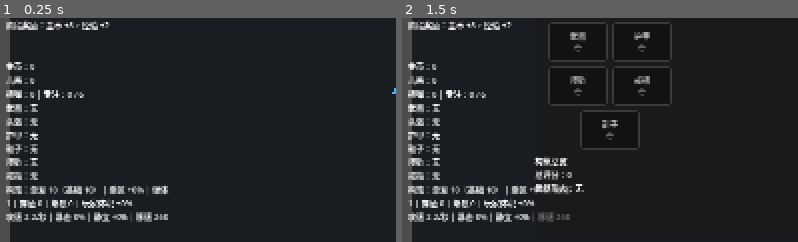
Above: before the commit, frames 1-2 (left to right).
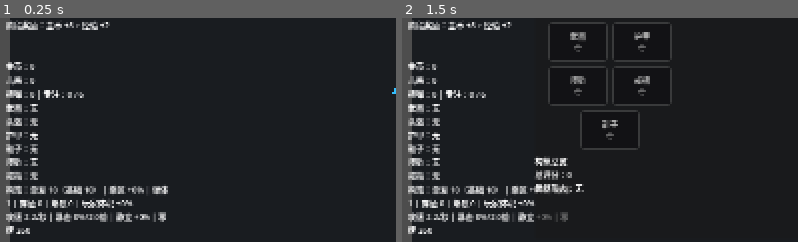
Above: after the commit, the same moments.

Repository: airisuzuki123/RogueLootPrototype
Game: Godot game, scene res://scenes/main.tscn
Two runs of this game, one before a commit and one after it. Both use one fixed random seed, a clock stepped at 60 frames per second and the inputs below.
Inputs (mouse positions are % of the whole screen's width and height, from its top left):
- Up to frame 1 (0.25 s): no input
- Up to frame 2 (1.5 s): tap Enter at 0.5, 0.6 s; move the mouse to (72, 45) at 0.52 s; hold D (move_right) 0.53-1.28 s; click (72, 45) at 0.67 s; move the mouse to (30, 55) at 1.27 s; hold S (move_down) from 1.28 s (still down); tap B at 1.35 s
The pictures show only the part of the screen within x 0-50%, y 34-84%; the shares and areas given below are measured in that part.

The runs differ from the first frame. In frame 1, 0.8% of the frame differs, in the area x 1-43%, y 86-97%; in frame 2, 0.7%.

Commit message:
补齐核心技能状态反馈

Diff:
--- a/scripts/entities/player.gd
+++ b/scripts/entities/player.gd
@@ -1114,13 +1114,19 @@
 		"haste_damage_bonus_percent": int(round(_get_haste_resonance_damage_bonus() * 100.0)),
 		"haste_critical_bonus": _get_haste_resonance_crit_bonus(),
 		"rapid_skill_damage_bonus_percent": int(round(_get_rapid_skill_damage_bonus() * 100.0)),
+		"reflow_skill_damage_bonus_percent": int(round(_get_reflow_skill_damage_bonus() * 100.0)),
 		"blood_damage_bonus_percent": int(round(_get_blood_pact_damage_bonus() * 100.0)),
 		"blood_critical_bonus": _get_blood_pact_crit_bonus(),
+		"crimson_leech_damage_bonus_percent": int(round(_get_crimson_leech_damage_bonus() * 100.0)),
+		"crimson_leech_active": _is_crimson_leech_active(),
+		"total_life_steal_percent": _get_total_life_steal_percent(),
 		"movement_damage_bonus_percent": int(round(_get_movement_focus_damage_bonus() * 100.0)),
 		"stationary_focus_tier": _get_stationary_focus_tier(),
 		"movement_focus_tier": _get_movement_focus_tier(),
 		"stationary_critical_bonus": _get_stationary_crit_bonus(),
 		"movement_critical_bonus": _get_movement_focus_crit_bonus(),
+		"giant_echo_close_damage_bonus_percent": int(round(_get_giant_echo_close_damage_bonus() * 100.0)),
+		"critical_damage_multiplier": _get_critical_damage_multiplier(),
 		"attack_interval": fire_interval,
 		"move_speed": int(round(move_speed)),
 		"critical_chance": _get_total_crit_bonus(),
@@ -1153,6 +1159,11 @@
 		"pierce_amp_stacks": pierce_amp_stacks,
 		"conduit_coil_stacks": conduit_coil_stacks,
 		"guard_blade_stacks": guard_blade_stacks,
+		"giant_echo_stacks": giant_echo_stacks,
+		"light_edge_stacks": light_edge_stacks,
+		"compressed_core_stacks": compressed_core_stacks,
+		"reflow_shards_stacks": reflow_shards_stacks,
+		"crimson_leech_stacks": crimson_leech_stacks,
 		"upgrade_stacks": upgrade_stacks.duplicate(true)
 	})
 
--- a/scripts/ui/hud.gd
+++ b/scripts/ui/hud.gd
@@ -581,6 +581,7 @@
 	var flow_damage_text := "+%d%%" % flow_damage_bonus
 	if flow_damage_bonus < 0:
 		flow_damage_text = "%d%%" % flow_damage_bonus
+	var critical_damage_multiplier := float(summary.get("critical_damage_multiplier", 2.0))
 	var player_size_text := "玩家体积 +%d%%" % player_size_bonus
 	if player_size_bonus < 0:
 		player_size_text = "玩家体积 %d%%" % player_size_bonus
@@ -594,9 +595,10 @@
 		int(summary.get("explosion_radius", 0)),
 		player_size_text
 	])
-	lines.append("攻速 %.1f/秒 | 暴击 %d%% | 静立 +%d%% | 移速 %d" % [
+	lines.append("攻速 %.1f/秒 | 暴击 %d%%/%.1f倍 | 静立 +%d%% | 移速 %d" % [
 		attacks_per_second,
 		int(summary.get("critical_chance", 0)),
+		critical_damage_multiplier,
 		stationary_critical_bonus,
 		int(summary.get("move_speed", 0))
 	])
@@ -1347,8 +1349,11 @@
 	var haste_damage_bonus := int(summary.get("haste_damage_bonus_percent", 0))
 	var haste_critical_bonus := int(summary.get("haste_critical_bonus", 0))
 	var rapid_damage_bonus := int(summary.get("rapid_skill_damage_bonus_percent", 0))
+	var reflow_damage_bonus := int(summary.get("reflow_skill_damage_bonus_percent", 0))
 	var blood_damage_bonus := int(summary.get("blood_damage_bonus_percent", 0))
 	var blood_critical_bonus := int(summary.get("blood_critical_bonus", 0))
+	var crimson_damage_bonus := int(summary.get("crimson_leech_damage_bonus_percent", 0))
+	var total_life_steal_percent := int(summary.get("total_life_steal_percent", 0))
 	var still_stacks := int(summary.get("still_focus_stacks", 0))
 	var motion_stacks := int(summary.get("motion_focus_stacks", 0))
 	var movement_damage_bonus := int(summary.get("movement_damage_bonus_percent", 0))
@@ -1365,6 +1370,14 @@
 	var pierce_amp_stacks := int(summary.get("pierce_amp_stacks", 0))
 	var conduit_stacks := int(summary.get("conduit_coil_stacks", 0))
 	var guard_stacks := int(summary.get("guard_blade_stacks", 0))
+	var giant_echo_stacks := int(summary.get("giant_echo_stacks", 0))
+	var giant_close_damage_bonus := int(summary.get("giant_echo_close_damage_bonus_percent", 0))
+	var light_edge_stacks := int(summary.get("light_edge_stacks", 0))
+	var critical_damage_multiplier := float(summary.get("critical_damage_multiplier", 2.0))
+	var compressed_core_stacks := int(summary.get("compressed_core_stacks", 0))
+	var reflow_stacks := int(summary.get("reflow_shards_stacks", 0))
+	var crimson_stacks := int(summary.get("crimson_leech_stacks", 0))
+	var crimson_active := bool(summary.get("crimson_leech_active", false))
 	if damage_bonus > 0:
 		parts.append("强击 +%d" % damage_bonus)
 	if damage_percent_bonus > 0:
@@ -1391,8 +1404,13 @@
 		parts.append("疾行 x%d/+%d%%/%d%%暴" % [haste_stacks, haste_damage_bonus, haste_critical_bonus])
 	if rapid_stacks > 0:
 		parts.append("速射 x%d/+%d%%" % [rapid_stacks, rapid_damage_bonus])
+	if reflow_stacks > 0:
+		parts.append("回流 x%d/+%d%%" % [reflow_stacks, reflow_damage_bonus])
 	if blood_stacks > 0:
 		parts.append("血潮 x%d/+%d%%/%d%%暴" % [blood_stacks, blood_damage_bonus, blood_critical_bonus])
+	if crimson_stacks > 0:
+		var crimson_state := "触发" if crimson_active else "未触发"
+		parts.append("血怒 x%d/%s/+%d%%/%d%%吸" % [crimson_stacks, crimson_state, crimson_damage_bonus, total_life_steal_percent])
 	if still_stacks > 0:
 		parts.append("静立 x%d" % still_stacks)
 	if motion_stacks > 0:
@@ -1429,6 +1447,12 @@
 		parts.append("线圈 x%d" % conduit_stacks)
 	if guard_stacks > 0:
 		parts.append("锋刃 x%d" % guard_stacks)
+	if giant_echo_stacks > 0:
+		parts.append("巨体 x%d/+%d%%近身" % [giant_echo_stacks, giant_close_damage_bonus])
+	if light_edge_stacks > 0:
+		parts.append("轻锋 x%d/暴伤 %.1f倍" % [light_edge_stacks, critical_damage_multiplier])
+	if compressed_core_stacks > 0:
+		parts.append("压缩 x%d" % compressed_core_stacks)
 	return parts
 
 func _format_event_choice_result(choice: Dictionary) -> String:
Not shown, changed: README.md
